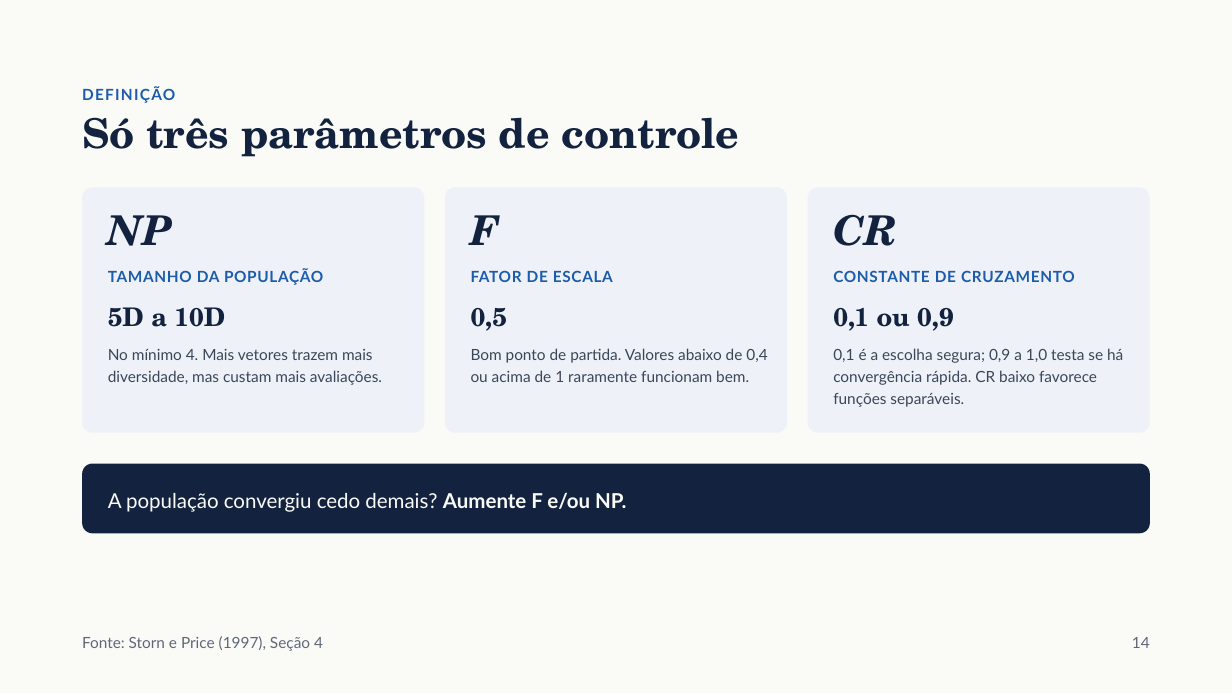
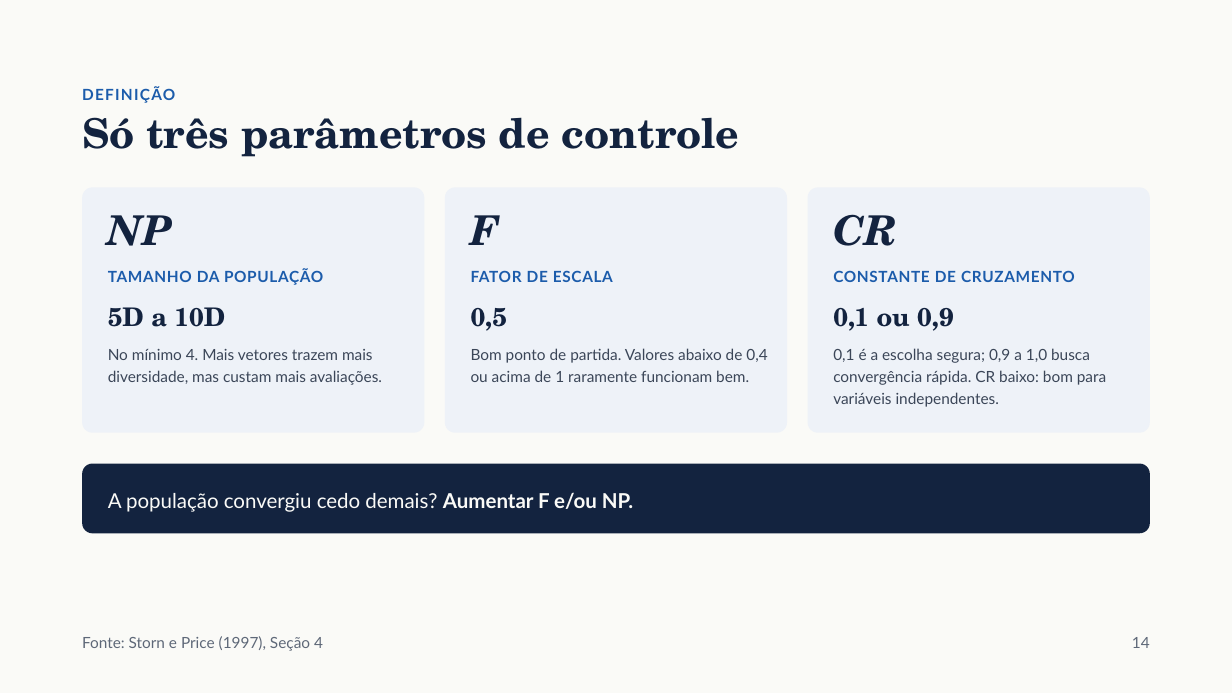
Before and after one commit to falconeee/opt-meta-heuristicas, a slide deck: slide 13 of Seminario/slides/Uma_introducao_a_Evolucao_Diferencial.pptx (slide 14 before the commit). Drawn at 1232x693 pixels with LibreOffice and Linux fonts; fonts in the diff are those of the drawing. Boxes give left, top, right and bottom in pixels: in the first picture for what was removed or moved away, otherwise in the second. Text is boxed around its words. In the diff, an @@ line names an element or a change of style, - is before the commit and + after.

```diff
--- a/Seminario/slides/Uma_introducao_a_Evolucao_Diferencial.pptx
+++ b/Seminario/slides/Uma_introducao_a_Evolucao_Diferencial.pptx
@@ text at (833,348,1106,407): text changed @@
-0,1 é a escolha segura; 0,9 a 1,0 testa se há convergência rápida. CR baixo favorece funções separáveis.
+0,1 é a escolha segura; 0,9 a 1,0 busca convergência rápida. CR baixo: bom para variáveis independentes.
@@ text at (108,492,633,512): text changed @@
-A população convergiu cedo demais? Aumente F e/ou NP.
+A população convergiu cedo demais? Aumentar F e/ou NP.
```
Also in this commit, not shown: 13 other slides changed, 1 slide added, 4 slides removed, 19 other files.
